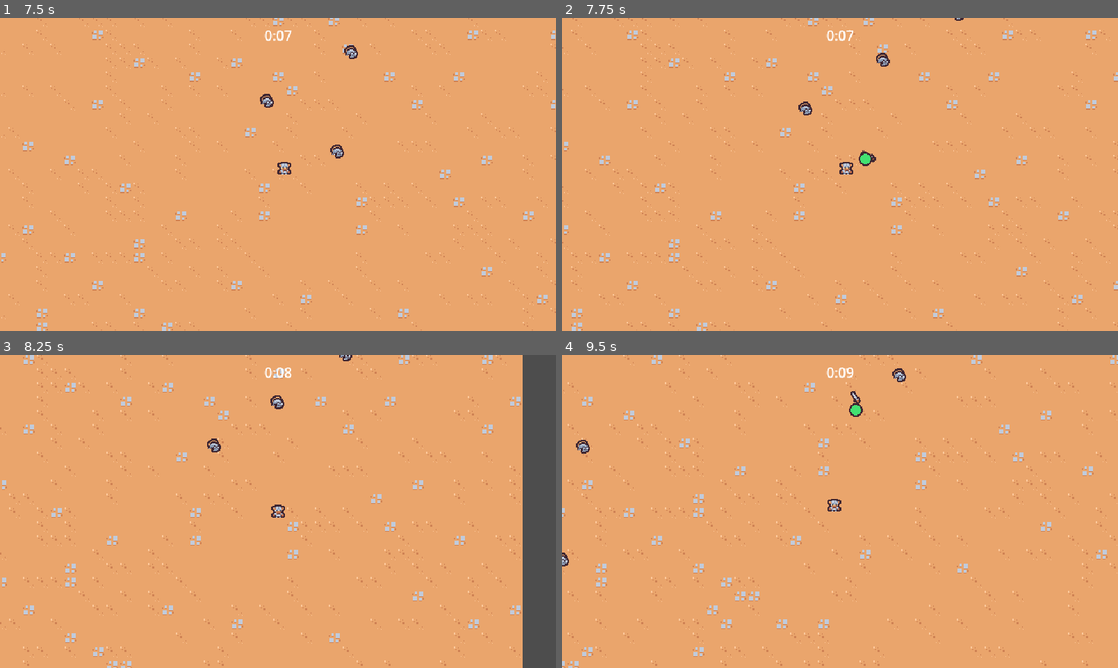
Above: before the commit, frames 1-4 (two rows, left to right).
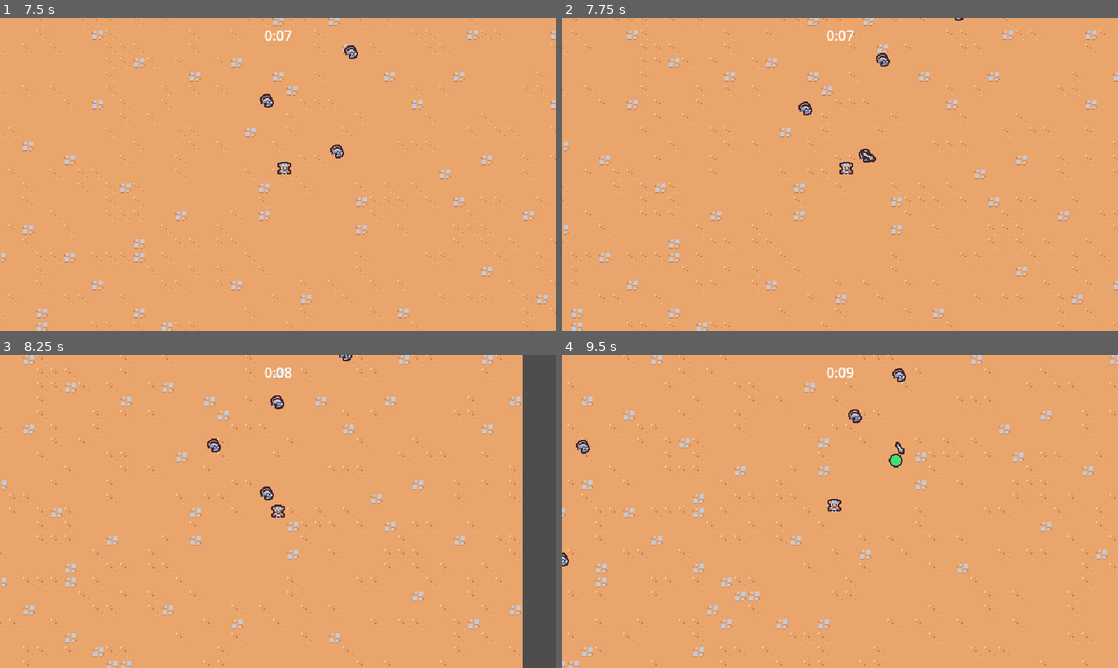
Above: after the commit, the same moments.

Repository: michaelbentley95/2dsurvivorscourse
Game: Godot game, scene res://scenes/main/main.tscn
Two runs of this game, one before a commit and one after it. Both use one fixed random seed, a clock stepped at 60 frames per second and the inputs below.
Inputs:
- Up to frame 1 (7.5 s): hold Right (move_right) 0.53-1.28 s; hold Down (move_down) 1.28-2.03 s; hold Right (move_right) 2.03-2.78 s; hold Up (move_up) 2.78-3.53 s; hold Left (move_left) 3.53-5.03 s; hold Down (move_down) 5.03-5.78 s; hold Right (move_right) 5.78-6.53 s; hold Up (move_up) 6.53-7.28 s; hold Right (move_right) from 7.28 s (still down)
- Up to frame 2 (7.75 s): keep holding Right (move_right)
- Up to frame 3 (8.25 s): release Right (move_right) at 8.03 s; hold Down (move_down) from 8.03 s (still down)
- Up to frame 4 (9.5 s): release Down (move_down) at 8.78 s; hold Left (move_left) from 8.78 s (still down)

Frame 1 is identical in both runs. In frame 2, less than 0.1% of the frame differs, in the area x 53-56%, y 41-48%; in frame 3, less than 0.1%; in frame 4, 0.3%, in the area x 51-62%, y 11-36%.

Commit message:
Abstract hitboxes and hurtboxes

Diff:
--- /dev/null
+++ b/scenes/ability/sword_ability/sword_ability.gd
@@ -0,0 +1,4 @@
+extends Node2D
+class_name SwordAbility
+
+@onready var hitbox_component: HitboxComponent = $HitboxComponent
--- a/scenes/ability/sword_ability/sword_ability.tscn
+++ b/scenes/ability/sword_ability/sword_ability.tscn
@@ -1,6 +1,47 @@
-[gd_scene load_steps=6 format=3 uid="uid://il7wwebu3re3"]
+[gd_scene load_steps=8 format=3 uid="uid://il7wwebu3re3"]
 
+[ext_resource type="Script" uid="uid://y6cuj1id3v5o" path="res://scenes/ability/sword_ability/sword_ability.gd" id="1_t8g1f"]
 [ext_resource type="Texture2D" uid="uid://cicm5hrsj2nvi" path="res://scenes/ability/sword_ability/sword.png" id="1_upg5g"]
+[ext_resource type="PackedScene" uid="uid://dfjyjlr8ucofm" path="res://scenes/component/hitbox_component.tscn" id="2_abpad"]
+
+[sub_resource type="Animation" id="Animation_abpad"]
+length = 0.001
+tracks/0/type = "value"
+tracks/0/imported = false
+tracks/0/enabled = true
+tracks/0/path = NodePath("Sprite2D:rotation")
+tracks/0/interp = 1
+tracks/0/loop_wrap = true
+tracks/0/keys = {
+"times": PackedFloat32Array(0),
+"transitions": PackedFloat32Array(1),
+"update": 0,
+"values": [0.0]
+}
+tracks/1/type = "value"
+tracks/1/imported = false
+tracks/1/enabled = true
+tracks/1/path = NodePath("Sprite2D:scale")
+tracks/1/interp = 1
+tracks/1/loop_wrap = true
+tracks/1/keys = {
+"times": PackedFloat32Array(0),
+"transitions": PackedFloat32Array(1),
+"update": 0,
+"values": [Vector2(1, 1)]
+}
+tracks/2/type = "value"
+tracks/2/imported = false
+tracks/2/enabled = true
+tracks/2/path = NodePath("HitboxComponent/CollisionShape2D:disabled")
+tracks/2/interp = 1
+tracks/2/loop_wrap = true
+tracks/2/keys = {
+"times": PackedFloat32Array(0),
+"transitions": PackedFloat32Array(1),
+"update": 1,
+"values": [true]
+}
 
 [sub_resource type="Animation" id="Animation_upg5g"]
 resource_name = "swing"
@@ -47,7 +88,7 @@
 tracks/3/type = "value"
 tracks/3/imported = false
 tracks/3/enabled = true
-tracks/3/path = NodePath("Area2D/CollisionShape2D:disabled")
+tracks/3/path = NodePath("HitboxComponent/CollisionShape2D:disabled")
 tracks/3/interp = 1
 tracks/3/loop_wrap = true
 tracks/3/keys = {
@@ -57,55 +98,17 @@
 "values": [true, false, true]
 }
 
-[sub_resource type="Animation" id="Animation_abpad"]
-length = 0.001
-tracks/0/type = "value"
-tracks/0/imported = false
-tracks/0/enabled = true
-tracks/0/path = NodePath("Sprite2D:rotation")
-tracks/0/interp = 1
-tracks/0/loop_wrap = true
-tracks/0/keys = {
-"times": PackedFloat32Array(0),
-"transitions": PackedFloat32Array(1),
-"update": 0,
-"values": [0.0]
-}
-tracks/1/type = "value"
-tracks/1/imported = false
-tracks/1/enabled = true
-tracks/1/path = NodePath("Sprite2D:scale")
-tracks/1/interp = 1
-tracks/1/loop_wrap = true
-tracks/1/keys = {
-"times": PackedFloat32Array(0),
-"transitions": PackedFloat32Array(1),
-"update": 0,
-"values": [Vector2(1, 1)]
-}
-tracks/2/type = "value"
-tracks/2/imported = false
-tracks/2/enabled = true
-tracks/2/path = NodePath("Area2D/CollisionShape2D:disabled")
-tracks/2/interp = 1
-tracks/2/loop_wrap = true
-tracks/2/keys = {
-"times": PackedFloat32Array(0),
-"transitions": PackedFloat32Array(1),
-"update": 1,
-"values": [true]
-}
-
 [sub_resource type="AnimationLibrary" id="AnimationLibrary_t8g1f"]
 _data = {
 &"RESET": SubResource("Animation_abpad"),
 &"swing": SubResource("Animation_upg5g")
 }
 
-[sub_resource type="RectangleShape2D" id="RectangleShape2D_upg5g"]
+[sub_resource type="RectangleShape2D" id="RectangleShape2D_t8g1f"]
 size = Vector2(30, 30)
 
 [node name="SwordAbility" type="Node2D"]
+script = ExtResource("1_t8g1f")
 
 [node name="AnimationPlayer" type="AnimationPlayer" parent="."]
 libraries = {
@@ -117,11 +120,9 @@
 texture = ExtResource("1_upg5g")
 offset = Vector2(0, -4)
 
-[node name="Area2D" type="Area2D" parent="."]
-collision_layer = 4
-collision_mask = 0
+[node name="HitboxComponent" parent="." instance=ExtResource("2_abpad")]
 
-[node name="CollisionShape2D" type="CollisionShape2D" parent="Area2D"]
+[node name="CollisionShape2D" type="CollisionShape2D" parent="HitboxComponent"]
 position = Vector2(15, 0)
-shape = SubResource("RectangleShape2D_upg5g")
+shape = SubResource("RectangleShape2D_t8g1f")
 disabled = true
--- a/scenes/ability/sword_ability/sword_ability_controller.gd
+++ b/scenes/ability/sword_ability/sword_ability_controller.gd
@@ -3,6 +3,7 @@
 const MAX_RANGE = pow(150,2) #square the max range since it's a distance
 
 @export var sword_ability: PackedScene
+var damage = 5
 
 # Called when the node enters the scene tree for the first time.
 func _ready() -> void:
@@ -27,8 +28,9 @@
 		return a_distance < b_distance
 	)
 
-	var sword_instance = sword_ability.instantiate() as Node2D
+	var sword_instance = sword_ability.instantiate() as SwordAbility
 	player.get_parent().add_child(sword_instance)
+	sword_instance.hitbox_component.damage = damage
 	sword_instance.global_position = enemies[0].global_position + (Vector2.RIGHT.rotated(randf_range(0,TAU)) * 4)
 
 	#get enemy direction and rotate to that direction
--- /dev/null
+++ b/scenes/component/hitbox_component.gd
@@ -0,0 +1,4 @@
+extends Area2D
+class_name HitboxComponent
+
+var damage = 0
--- /dev/null
+++ b/scenes/component/hitbox_component.tscn
@@ -0,0 +1,8 @@
+[gd_scene load_steps=2 format=3 uid="uid://dfjyjlr8ucofm"]
+
+[ext_resource type="Script" uid="uid://cbst645c3qff5" path="res://scenes/component/hitbox_component.gd" id="1_ncncx"]
+
+[node name="HitboxComponent" type="Area2D"]
+collision_layer = 4
+collision_mask = 0
+script = ExtResource("1_ncncx")
--- /dev/null
+++ b/scenes/component/hurtbox_component.gd
@@ -0,0 +1,16 @@
+extends Area2D
+class_name HurtboxComponent
+
+@export var health_component: HealthComponent
+
+func _ready():
+	area_entered.connect(on_area_entered)
+
+func on_area_entered(other_area: Area2D):
+	if not other_area is HitboxComponent:
+		return
+	if health_component == null:
+		return
+
+	var hitbox_component = other_area as HitboxComponent
+	health_component.damage(hitbox_component.damage)
--- /dev/null
+++ b/scenes/component/hurtbox_component.tscn
@@ -0,0 +1,8 @@
+[gd_scene load_steps=2 format=3 uid="uid://b2q7onli2ml82"]
+
+[ext_resource type="Script" uid="uid://b6cglkaparhqr" path="res://scenes/component/hurtbox_component.gd" id="1_f4yta"]
+
+[node name="HurtboxComponent" type="Area2D"]
+collision_layer = 0
+collision_mask = 4
+script = ExtResource("1_f4yta")
--- a/scenes/game_object/basic_enemy/basic_enemy.gd
+++ b/scenes/game_object/basic_enemy/basic_enemy.gd
@@ -3,10 +3,6 @@
 const MAX_SPEED = 40
 
 @onready var health_component: HealthComponent = $HealthComponent
-
-# Called when the node enters the scene tree for the first time.
-func _ready() -> void:
-	$Area2D.area_entered.connect(on_area_entered)
 
 
 # Called every frame. 'delta' is the elapsed time since the previous frame.
@@ -21,6 +17,3 @@
 	if player_node != null:
 		return (player_node.global_position - global_position).normalized()
 	return Vector2.ZERO
-
-func on_area_entered(other_area: Area2D):
-	health_component.damage(100)
--- a/scenes/game_object/basic_enemy/basic_enemy.tscn
+++ b/scenes/game_object/basic_enemy/basic_enemy.tscn
@@ -1,11 +1,12 @@
-[gd_scene load_steps=7 format=3 uid="uid://bvohwaac2x5dq"]
+[gd_scene load_steps=8 format=3 uid="uid://bvohwaac2x5dq"]
 
 [ext_resource type="Script" uid="uid://dxq5sb6plxw8" path="res://scenes/game_object/basic_enemy/basic_enemy.gd" id="1_gxg7h"]
 [ext_resource type="Texture2D" uid="uid://cofdh3eaiyrmi" path="res://scenes/game_object/basic_enemy/basic_enemy.png" id="2_gxg7h"]
 [ext_resource type="PackedScene" uid="uid://covxc70sd6p8b" path="res://scenes/component/health_component.tscn" id="2_isd1k"]
 [ext_resource type="PackedScene" uid="uid://bmiuhia0a8gni" path="res://scenes/component/orb_drop_component.tscn" id="2_pcrk2"]
+[ext_resource type="PackedScene" uid="uid://b2q7onli2ml82" path="res://scenes/component/hurtbox_component.tscn" id="4_elloc"]
 
-[sub_resource type="CircleShape2D" id="CircleShape2D_gxg7h"]
+[sub_resource type="CircleShape2D" id="CircleShape2D_elloc"]
 radius = 12.0
 
 [sub_resource type="CircleShape2D" id="CircleShape2D_lvxji"]
@@ -22,13 +23,12 @@
 
 [node name="HealthComponent" parent="." instance=ExtResource("2_isd1k")]
 
-[node name="Area2D" type="Area2D" parent="."]
-collision_layer = 0
-collision_mask = 4
+[node name="HurtboxComponent" parent="." node_paths=PackedStringArray("health_component") instance=ExtResource("4_elloc")]
+health_component = NodePath("../HealthComponent")
 
-[node name="CollisionShape2D" type="CollisionShape2D" parent="Area2D"]
+[node name="CollisionShape2D" type="CollisionShape2D" parent="HurtboxComponent"]
 position = Vector2(0, -5)
-shape = SubResource("CircleShape2D_gxg7h")
+shape = SubResource("CircleShape2D_elloc")
 
 [node name="Sprite2D" type="Sprite2D" parent="."]
 texture = ExtResource("2_gxg7h")
Not shown, added: scenes/ability/sword_ability/sword_ability.gd.uid
Not shown, added: scenes/component/hitbox_component.gd.uid
Not shown, added: scenes/component/hurtbox_component.gd.uid
